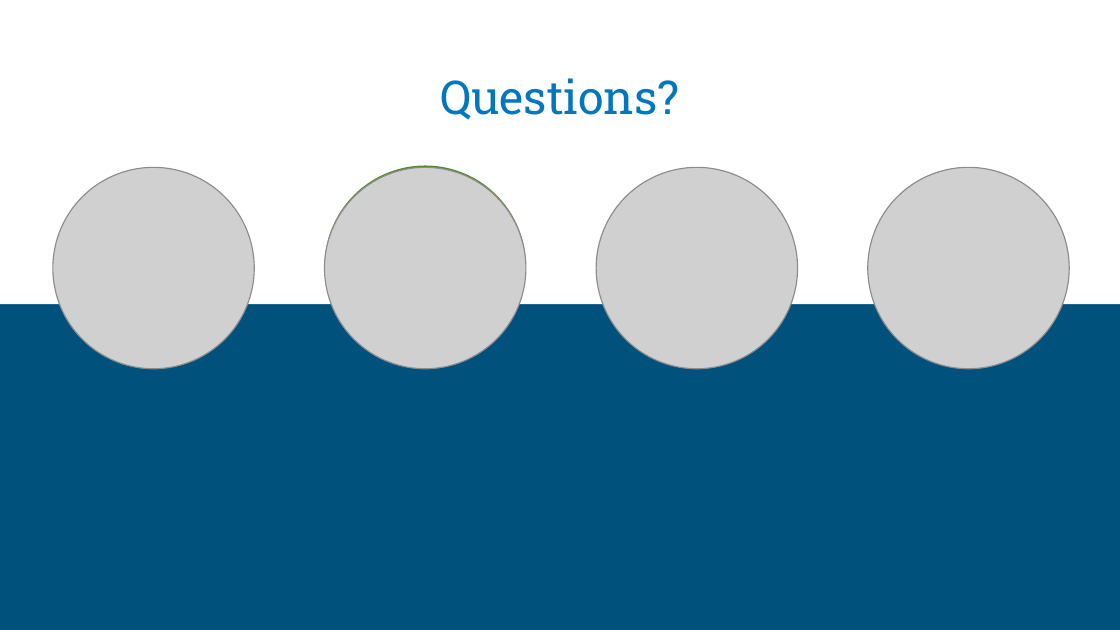
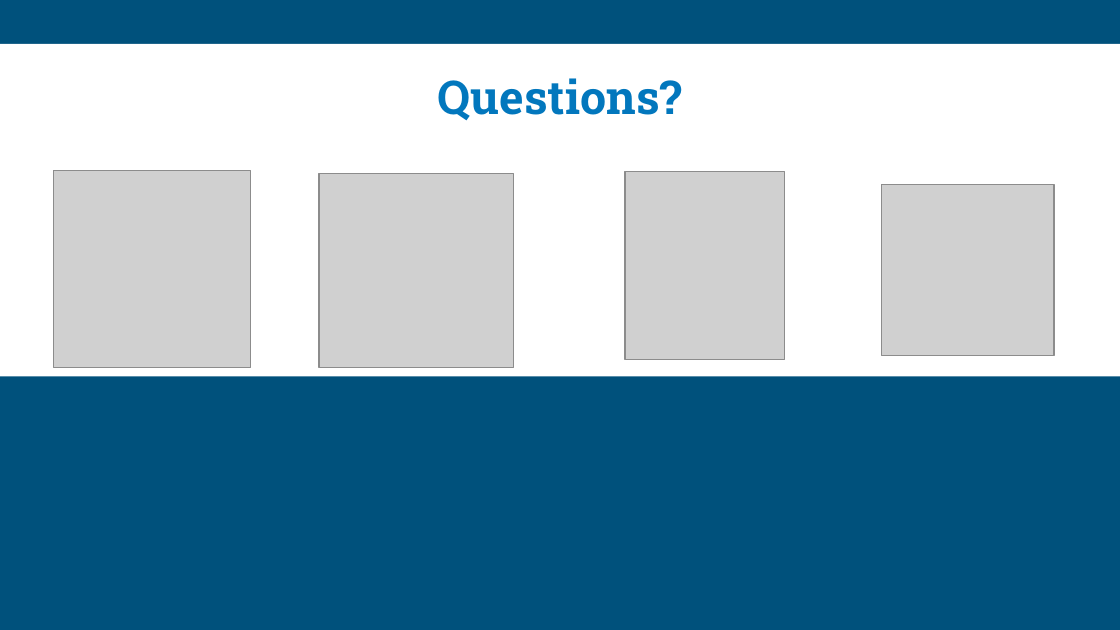
Before and after one commit to noisyoscillator/MTH9879_Market_Microstructure, a slide deck: slide 6 of HW/Presentation/MTH9879-Presentation #4.pptx (slide 7 before the commit). Drawn at 1120x630 pixels with LibreOffice and Linux fonts; fonts in the diff are those of the drawing; grey boxes stand for pictures. Boxes give left, top, right and bottom in pixels: in the first picture for what was removed or moved away, otherwise in the second. Text is boxed around its words. In the diff, an @@ line names an element or a change of style, - is before the commit and + after.

```diff
--- a/HW/Presentation/MTH9879-Presentation #4.pptx
+++ b/HW/Presentation/MTH9879-Presentation #4.pptx
@@ rectangle: place and size @@
-rectangle at box(0, 0, 1120, 305)
+rectangle at box(0, 44, 1120, 376)
@@ title "Questions?" at box(438, 78, 682, 121): bold on @@
@@ picture: place and size @@
-picture at box(325, 167, 526, 368)
+picture at box(319, 174, 514, 368)
@@ ellipse removed at box(325, 166, 526, 367) @@
@@ picture: place and size @@
-picture at box(596, 167, 797, 368)
+picture at box(625, 171, 785, 360)
@@ ellipse removed at box(868, 167, 1070, 368) @@
@@ picture: place and size @@
-picture at box(868, 167, 1070, 368)
+picture at box(881, 184, 1054, 355)
```
Also in this commit, not shown: 5 other slides changed, 1 slide removed, 3 other files.
